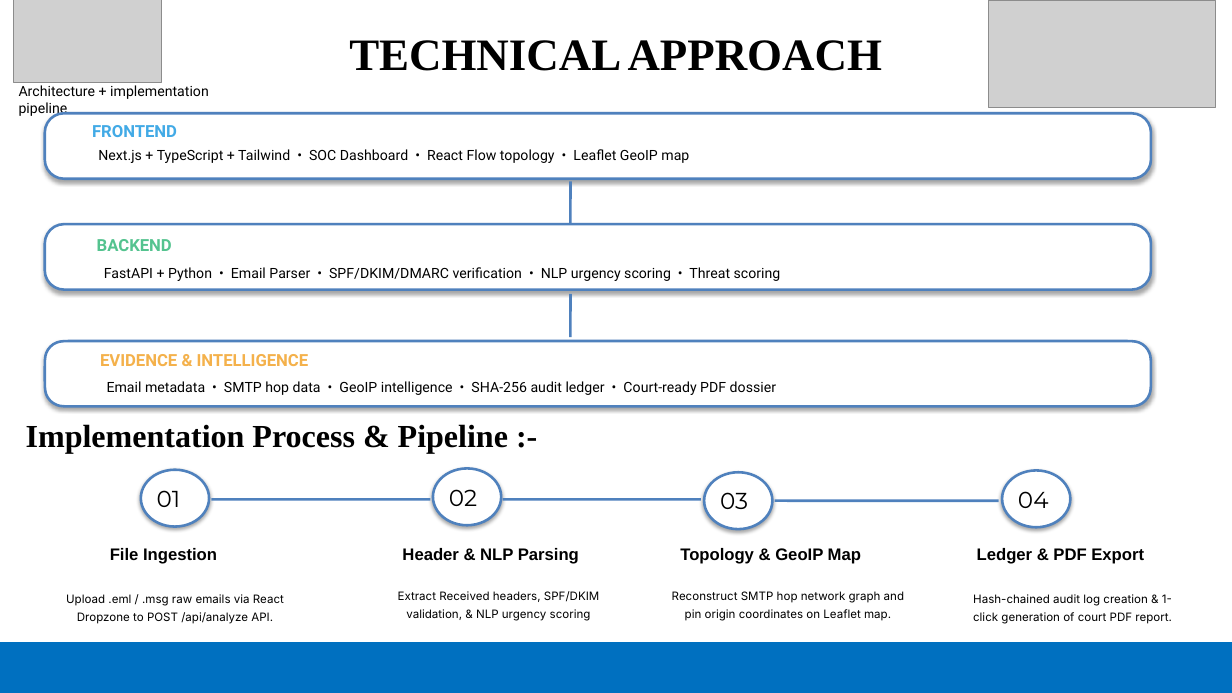
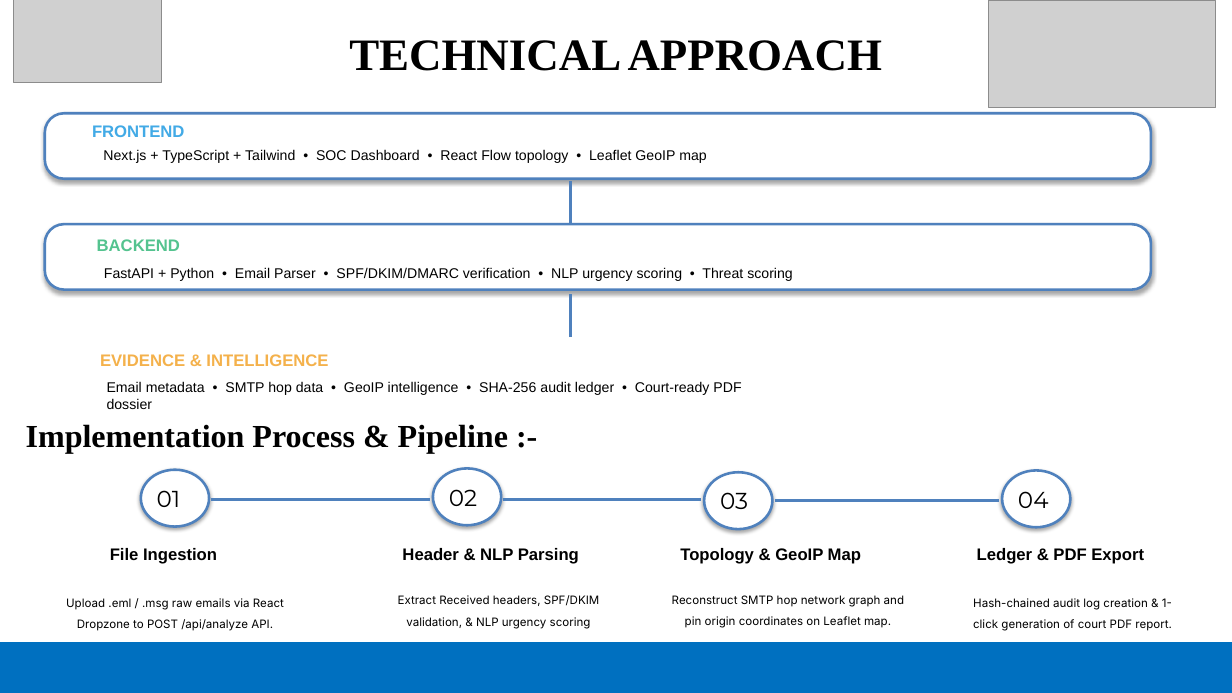
Before and after one commit to Mrfanta-stick/SIH-26106, a slide deck: slide 3 of Submissions/Team_The_Mentalists_SIH26106.pptx. Drawn at 1232x693 pixels with LibreOffice and Linux fonts; fonts in the diff are those of the drawing; grey boxes stand for pictures. Boxes give left, top, right and bottom in pixels: in the first picture for what was removed or moved away, otherwise in the second. Text is boxed around its words. In the diff, an @@ line names an element or a change of style, - is before the commit and + after.

```diff
--- a/Submissions/Team_The_Mentalists_SIH26106.pptx
+++ b/Submissions/Team_The_Mentalists_SIH26106.pptx
@@ text removed at <box>19,85,209,118</box> @@
-Architecture + implementation pipeline
@@ freeform shape removed at <box>45,341,1152,407</box> @@
@@ font Roboto to Arial in 6 elements at <box>103,149,706,163</box>, <box>92,125,184,137</box>, <box>97,239,180,251</box>, <box>104,267,793,281</box>, <box>100,354,328,366</box>, <box>107,381,741,409</box> @@
@@ line spacing 14pt to 1.56 in 4 elements at <box>66,598,284,631</box>, <box>398,595,599,629</box>, <box>672,595,904,628</box>, <box>973,598,1172,631</box> @@
```
Also in this commit, not shown: 5 other slides changed.
